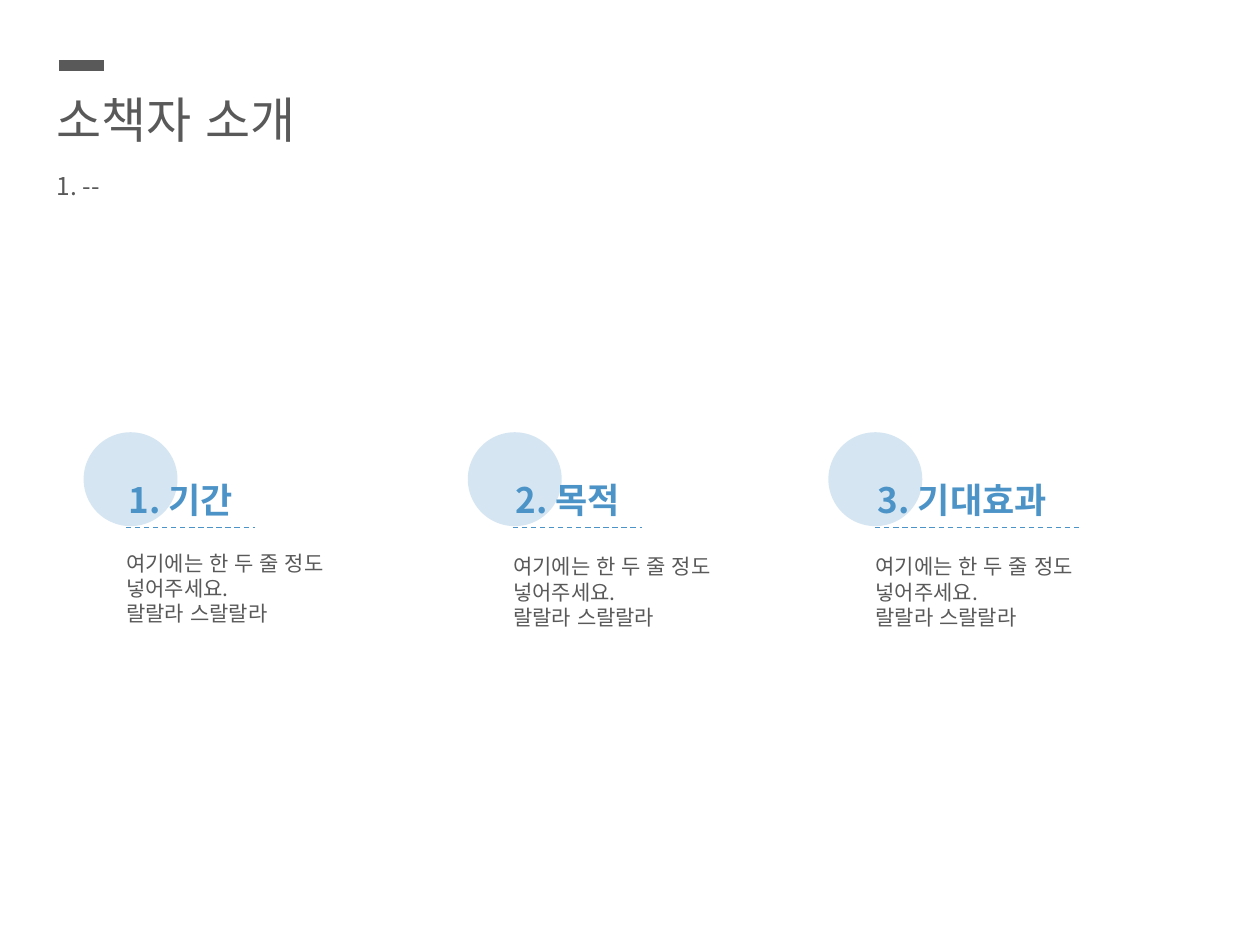
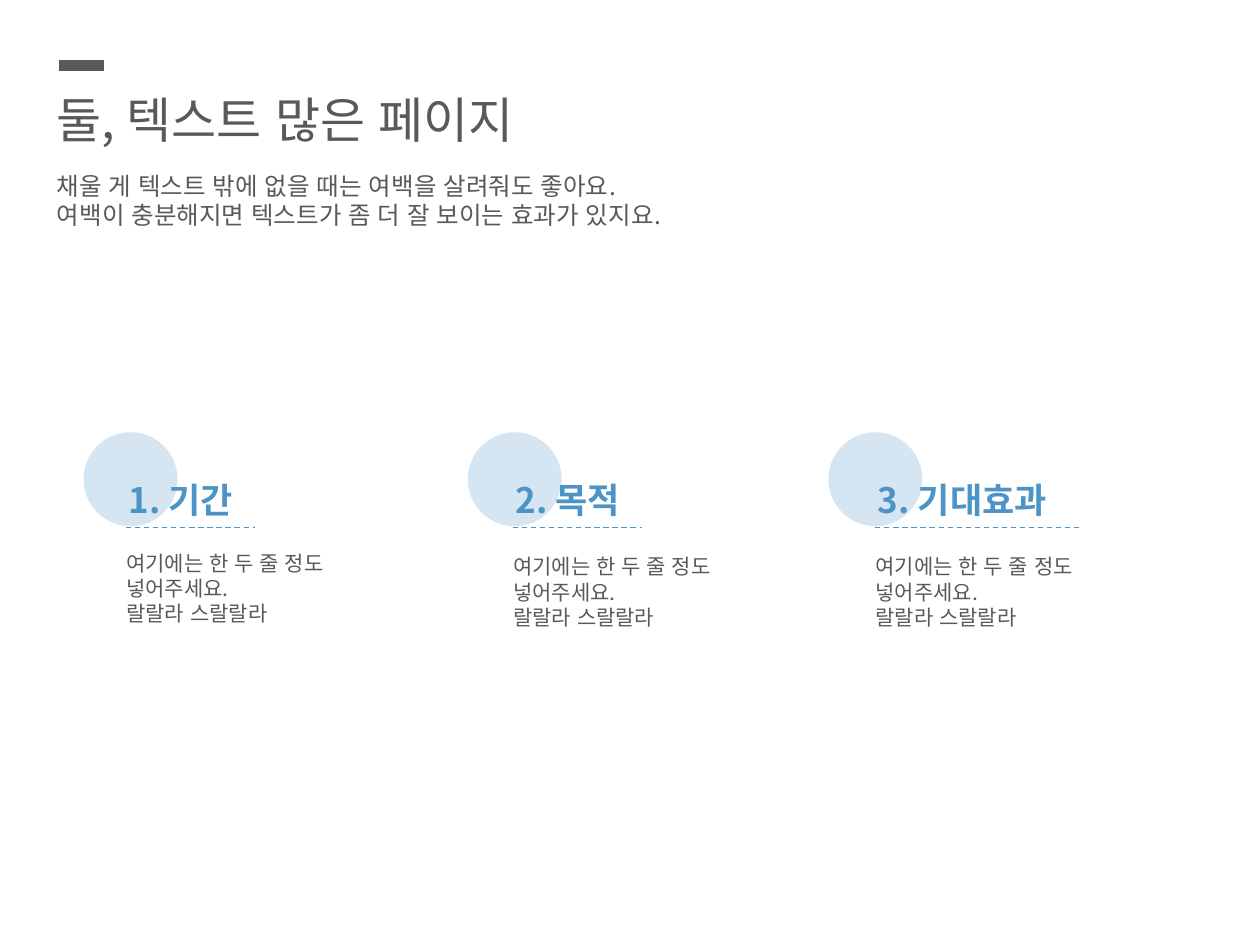
Before and after one commit to SeunghyunKing/OS_blue09, a slide deck: slide 17 of ppt.pptx (slide 10 before the commit). Drawn at 1260x945 pixels with LibreOffice and Linux fonts; fonts in the diff are those of the drawing. Boxes give left, top, right and bottom in pixels: in the first picture for what was removed or moved away, otherwise in the second. Text is boxed around its words. In the diff, an @@ line names an element or a change of style, - is before the commit and + after.

```diff
--- a/ppt.pptx
+++ b/ppt.pptx
@@ text at [57, 97, 514, 147]: text changed @@
-소책자 소개
+둘, 텍스트 많은 페이지
@@ text at [57, 174, 661, 226]: text changed @@
-1. --
+채울 게 텍스트 밖에 없을 때는 여백을 살려줘도 좋아요.
+여백이 충분해지면 텍스트가 좀 더 잘 보이는 효과가 있지요.
```
Also in this commit, not shown: 7 slides added.
